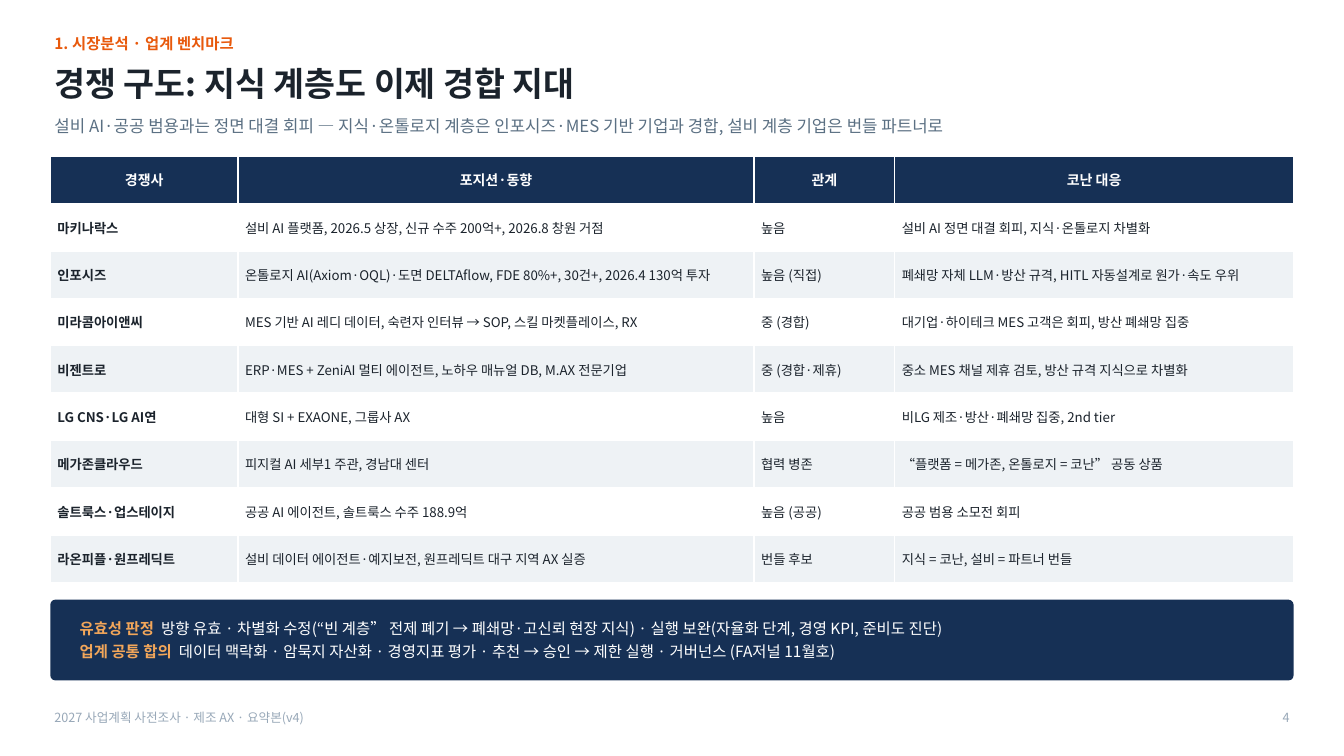
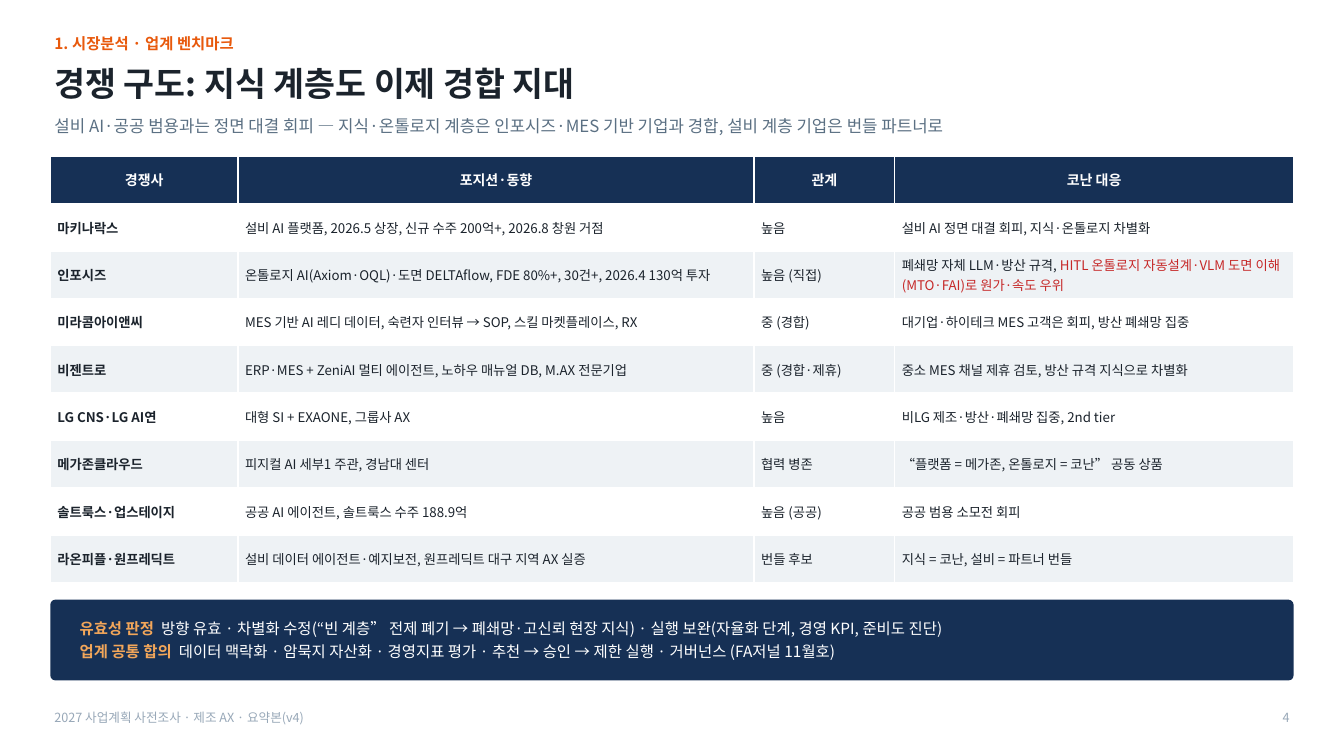
Before and after one commit to Jacob-Yeom/claude, a slide deck: slide 5 of output/2027_mfg_AX_summary_v4_1_product_roadmap_supplement.pptx. Drawn at 1344x756 pixels with LibreOffice and Linux fonts; fonts in the diff are those of the drawing. Boxes give left, top, right and bottom in pixels: in the first picture for what was removed or moved away, otherwise in the second. Text is boxed around its words. In the diff, an @@ line names an element or a change of style, - is before the commit and + after.

```diff
--- a/output/2027_mfg_AX_summary_v4_1_product_roadmap_supplement.pptx
+++ b/output/2027_mfg_AX_summary_v4_1_product_roadmap_supplement.pptx
@@ table at box(50, 156, 1295, 583) @@
-row 3, column 4: 폐쇄망 자체 LLM·방산 규격, HITL 자동설계로 원가·속도 우위
+row 3, column 4: 폐쇄망 자체 LLM·방산 규격, HITL 온톨로지 자동설계·VLM 도면 이해(MTO·FAI)로 원가·속도 우위
```
Also in this commit, not shown: 9 other slides changed, 2 other files.
